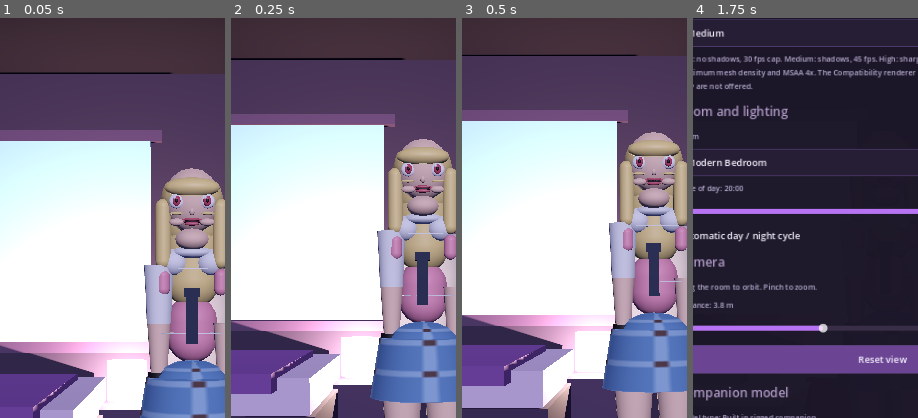
Above: before the commit, frames 1-4 (left to right).
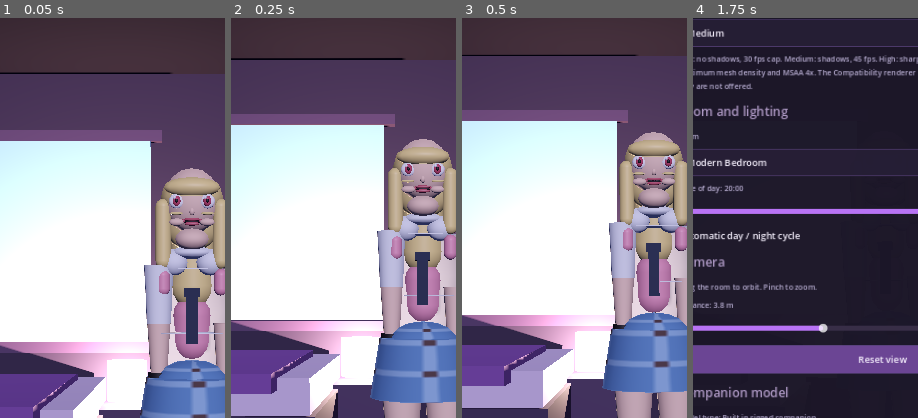
Above: after the commit, the same moments.

Repository: technicalnihilist-lgtm/waifu-world
Game: Godot game, scene res://scenes/main.tscn
Same seed, same stepped clock (60 frames per second), same inputs: the game is played once before the commit and once after it.
Inputs:
- Up to frame 1 (0.05 s): no input
- Up to frame 2 (0.25 s): no input
- Up to frame 3 (0.5 s): no input
- Up to frame 4 (1.75 s): click "Medium" at 0.5 s; click "Talk" at 1.25 s
The pictures show only the part of the screen within x 7-57%, y 12-62%; the shares and areas given below are measured in that part.

The runs differ from the first frame. In frame 1, 1.1% of the frame differs, in the area x 75-97%, y 47-86%; in frame 2, 1.0%; in frame 3, 1.0%; in frame 4, less than 0.1%.

Commit message:
fix(avatar): the "skin gap" at the waist was hair poking through
Dumping every surface with its material and bounds showed the pink mass was
surface 6, the hair_tip material (0.94,0.62,0.70), spanning y 1.03..1.39. The
long back hair sat at z=-0.08 with radius 0.10, so it passed through the torso
and came out the front. Moved behind the body and slimmed.

Diff:
--- a/scripts/avatar/rigged_avatar.gd
+++ b/scripts/avatar/rigged_avatar.gd
@@ -393,13 +393,13 @@
 
 	# --- hair ---------------------------------------------------------
 	_add_part("hair", "head", _sphere(Vector3(0.238, 0.17, 0.226)), _bone_position("head", Vector3(0, 0.118, -0.010)))
-	_add_part("hair", "head", _sphere(Vector3(0.226, 0.235, 0.18)), _bone_position("head", Vector3(0, 0.035, -0.062)))
+	_add_part("hair", "head", _sphere(Vector3(0.226, 0.235, 0.185)), _bone_position("head", Vector3(0, 0.035, -0.080)))
 	_add_part("hair", "head", _sphere(Vector3(0.212, 0.075, 0.105)), _bone_position("head", Vector3(0, 0.148, 0.072)))
 	_add_part("hair", "head", _capsule(0.030, 0.26), _bone_position("head", Vector3(-0.107, -0.02, 0.030)))
 	_add_part("hair", "head", _capsule(0.030, 0.26), _bone_position("head", Vector3(0.107, -0.02, 0.030)))
 	# long back length, split into a blonde upper part and pink tips
-	_add_part("hair", "head", _capsule(0.112, 0.34), _bone_position("head", Vector3(0, -0.13, -0.080)))
-	_add_part("hair_tip", "head", _capsule(0.100, 0.26), _bone_position("head", Vector3(0, -0.38, -0.080)))
+	_add_part("hair", "head", _capsule(0.088, 0.34), _bone_position("head", Vector3(0, -0.13, -0.140)))
+	_add_part("hair_tip", "head", _capsule(0.080, 0.26), _bone_position("head", Vector3(0, -0.38, -0.140)))
 	_add_part("hair_tip", "head", _capsule(0.026, 0.10), _bone_position("head", Vector3(-0.108, -0.20, 0.030)))
 	_add_part("hair_tip", "head", _capsule(0.026, 0.10), _bone_position("head", Vector3(0.108, -0.20, 0.030)))
 
